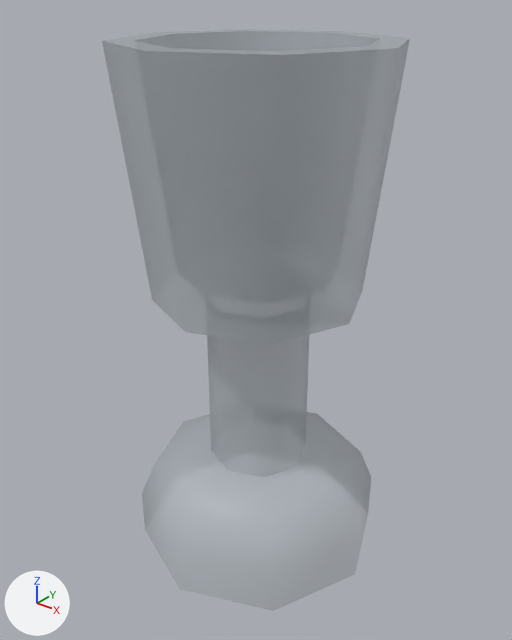
An edit to the Blender file ProyectoFinalLaboratorioCGIHC/ProyectoFinalLaboratorioCGIHC/Models/LegoStarWarsTCSModels/Forniture/Cup/cup.blend, drawn before and after from the same camera.
One viewpoint serves both versions: a 50 mm lens placed at (0.1164, -0.1468, 0.0877), pointed at (-0.0005, -0.0006, -0.0029). Every picture has the same lights, and +X, +Y and +Z are marked at lower left.

The older version as bpy lines, for what is in view:
```python
me_mesh_0035_mesh_0035mesh = bpy.data.meshes.new('Mesh_0035_Mesh_0035Mesh')
me_mesh_0035_mesh_0035mesh.from_pydata(...)  # 128 vertices, 150 faces; spans x -0.038..0.038, y -0.079..0.074, z -0.038..0.038
me_mesh_0035_mesh_0035mesh.materials.append(mat_cupgrey)  # picture img_cupgrey_png
ob_mesh_0035_mesh_0035mesh = bpy.data.objects.new('Mesh_0035_Mesh_0035Mesh', me_mesh_0035_mesh_0035mesh)
ob_mesh_0035_mesh_0035mesh.location = (0.0, 0.0, 0.0)
ob_mesh_0035_mesh_0035mesh.rotation_euler = (1.571, 0.0, 0.0)  # degrees (90, 0, 0)
```
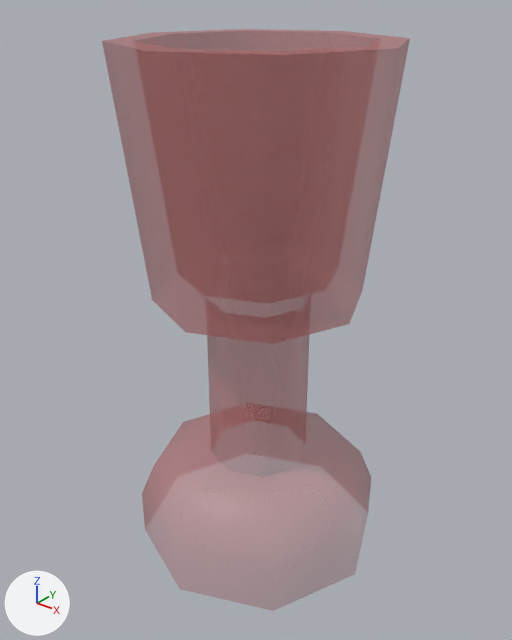
Where the change shows, as pixel boxes (x1, y1, x2, y2) in the pictures (512 x 640 px):
'Mesh_0035_Mesh_0035Mesh', recoloured (grey to brown): (102, 29, 410, 611) in both

The edits, one by one:
Picture 'cupRed.png' (img_cupred_png) is new.
Material 'cupRed' (mat_cupred) is new.
Its texture is img_cupred_png (with its transparency).
me_mesh_0035_mesh_0035mesh has 128 vertices, 150 faces and spans x -0.038..0.038, y -0.079..0.074, z -0.038..0.038.
me_mesh_0035_mesh_0035mesh no longer uses material mat_cupgrey (picture img_cupgrey_png).
me_mesh_0035_mesh_0035mesh now uses material mat_cupred (picture img_cupred_png).
